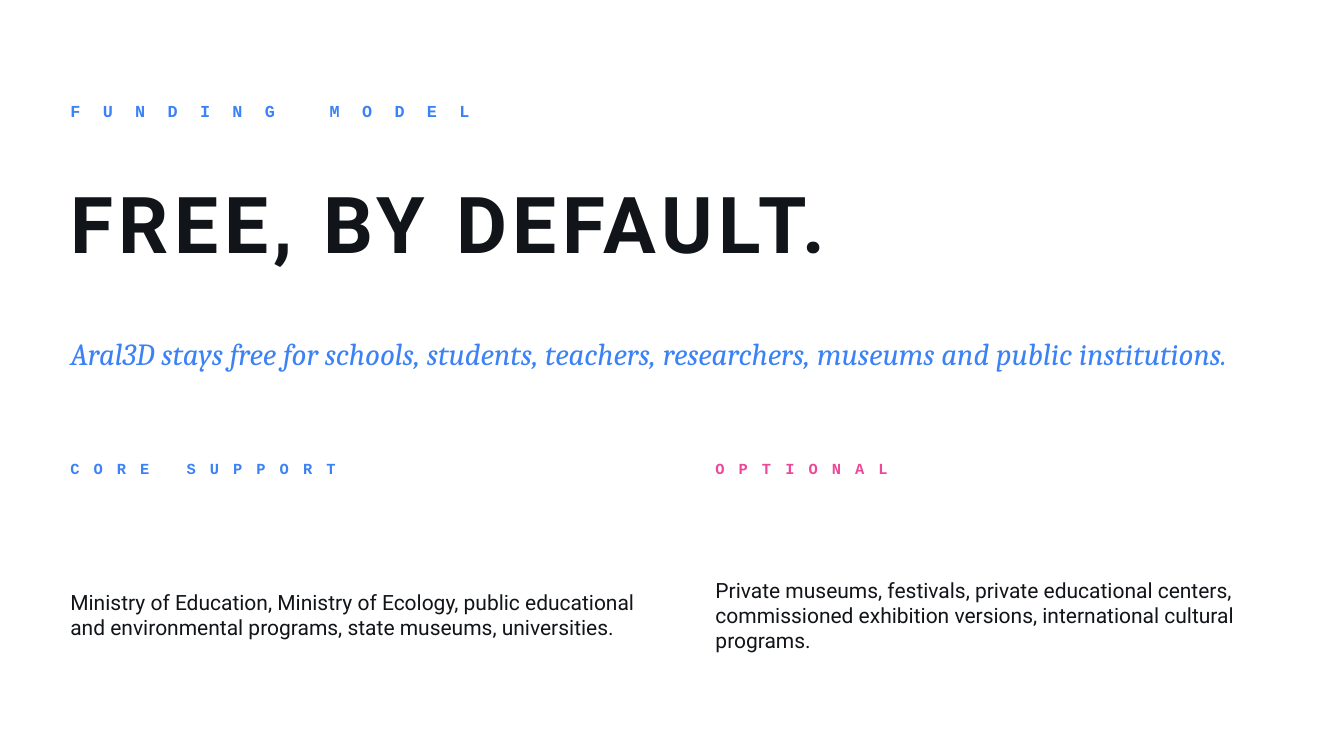
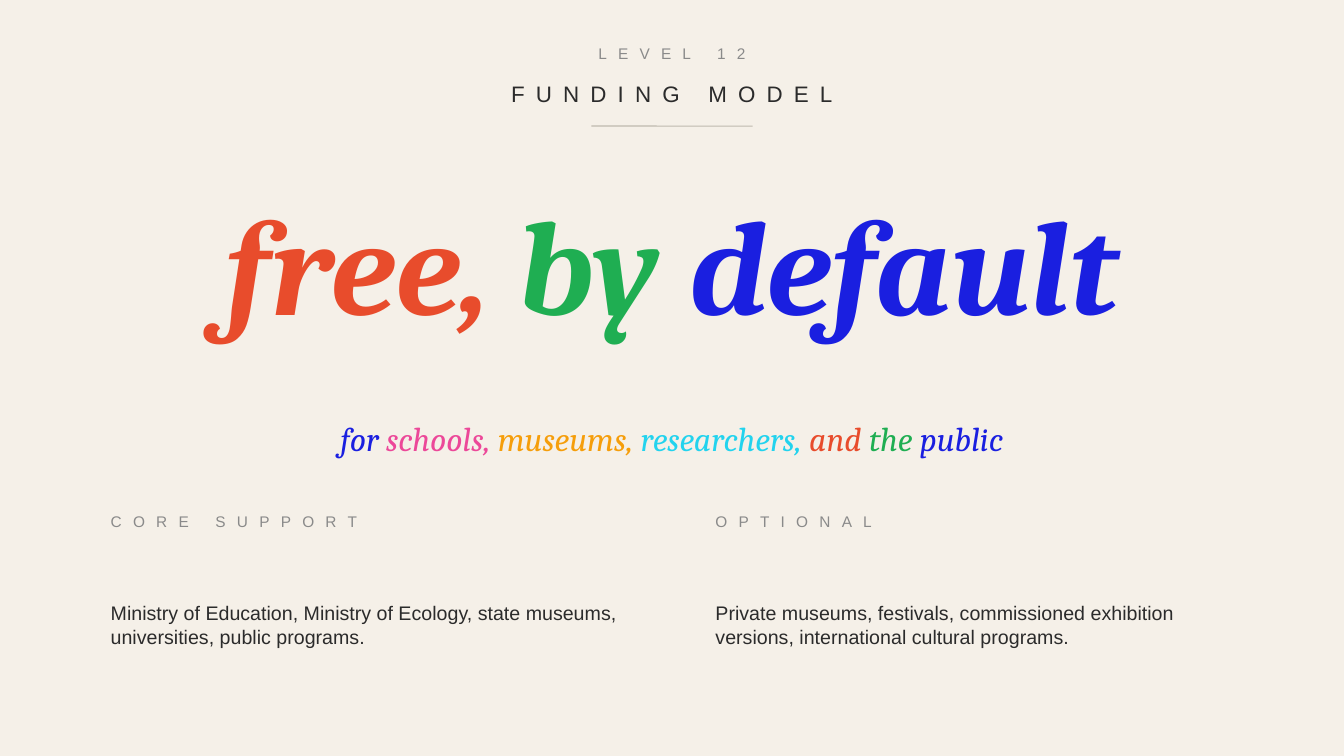
Before and after one commit to timateus/aral3d, a slide deck: slide 13 of public/aral3d-presentation.pptx. Drawn at 1344x756 pixels with LibreOffice and Linux fonts; fonts in the diff are those of the drawing. Boxes give left, top, right and bottom in pixels: in the first picture for what was removed or moved away, otherwise in the second. Text is boxed around its words. In the diff, an @@ line names an element or a change of style, - is before the commit and + after.

```diff
--- a/public/aral3d-presentation.pptx
+++ b/public/aral3d-presentation.pptx
@@ background #FFFFFF to #F5F0E8 @@
@@ text added at (0,35,1344,71), 11 pt, text #8A8A8A @@
+LEVEL 12
@@ text "FUNDING MODEL": place and size @@
-text "FUNDING MODEL" at (60,91,1270,131)
+text "FUNDING MODEL" at (0,71,1344,116)
@@ text "FUNDING MODEL" at (0,71,1344,116): size 12 to 16 pt, font Courier New to Arial, text colour #3B82F6 to #2B2B2B, letter spacing 16 to 8 pt, bold off; alignment left to centre @@
@@ line added from (592, 126) to (753, 126), #BFB9AE 0.75 pt @@
@@ text at (227,219,1117,345): text changed; size 56 to 96 pt; font Roboto to Cambria; text colour #111418 to #1A1FE0; italic on @@
-FREE, BY DEFAULT.
+free, by default
@@ text at (340,427,1003,459): text changed; size 22 to 24 pt; text colour #3B82F6 to #22D3EE @@
-Aral3D stays free for schools, students, teachers, researchers, museums and public institutions.
+for schools, museums, researchers, and the public
@@ text "CORE SUPPORT": place and size @@
-text "CORE SUPPORT" at (60,454,665,484)
+text "CORE SUPPORT" at (101,504,655,539)
@@ text "CORE SUPPORT" at (101,504,655,539): font Courier New to Arial, text colour #3B82F6 to #8A8A8A, letter spacing 10 to 8 pt, bold off @@
@@ text "OPTIONAL": place and size @@
-text "OPTIONAL" at (706,454,1311,484)
+text "OPTIONAL" at (706,504,1260,539)
@@ text "OPTIONAL" at (706,504,1260,539): font Courier New to Arial, text colour #EC4899 to #8A8A8A, letter spacing 10 to 8 pt, bold off @@
@@ text at (111,605,617,648): text changed; size 15 to 14 pt; font Roboto to Arial; text colour #111418 to #2B2B2B @@
-Ministry of Education, Ministry of Ecology, public educational and environmental programs, state museums, universities.
+Ministry of Education, Ministry of Ecology, state museums, universities, public programs.
@@ text at (715,605,1174,648): text changed; size 15 to 14 pt; font Roboto to Arial; text colour #111418 to #2B2B2B @@
-Private museums, festivals, private educational centers, commissioned exhibition versions, international cultural programs.
+Private museums, festivals, commissioned exhibition versions, international cultural programs.
```
Also in this commit, not shown: 11 other slides changed, 3 slides added, 3 slides removed.
